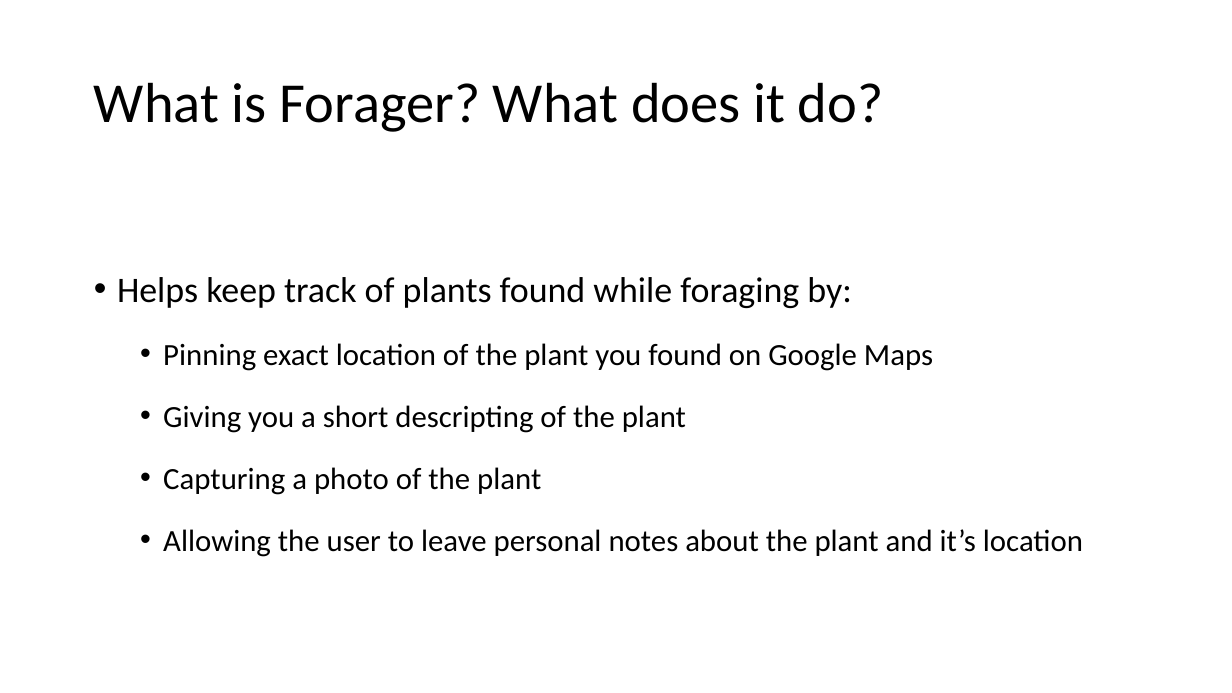
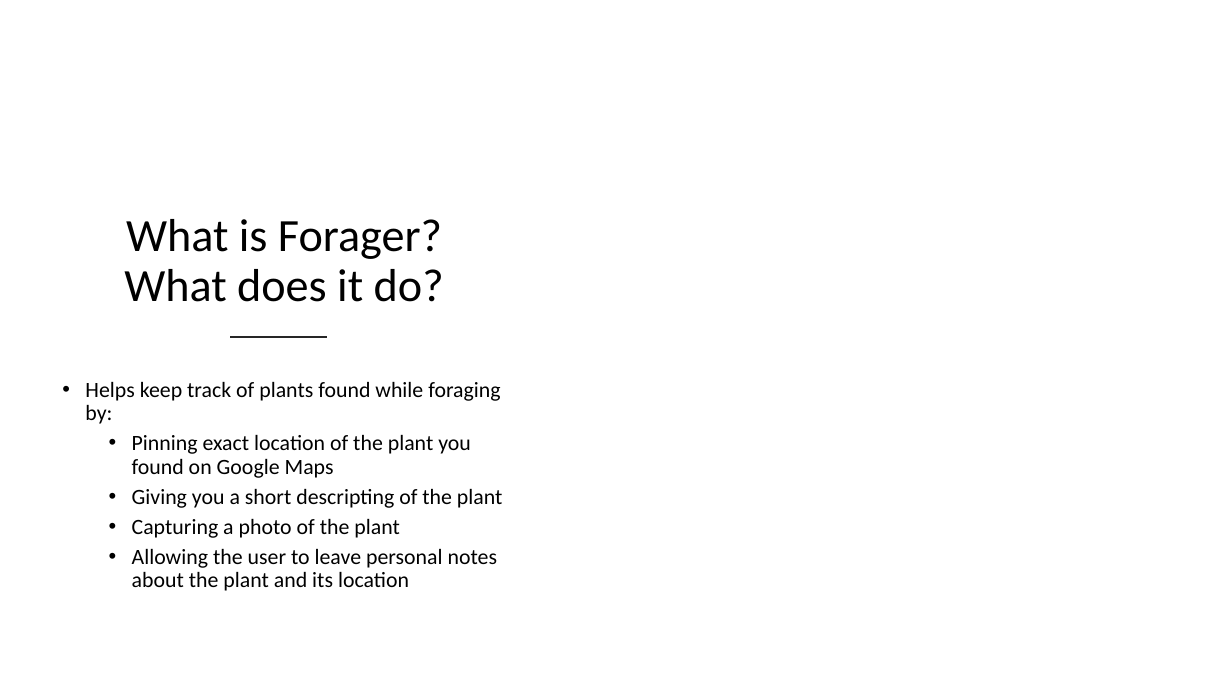
Before and after one commit to thanshaw02/Senior_Project, a slide deck: slide 2 of Project_Documents/Final_Project_Presentation.pptx. Drawn at 1232x693 pixels with LibreOffice and Linux fonts; fonts in the diff are those of the drawing; background and template pictures are left out. Boxes give left, top, right and bottom in pixels: in the first picture for what was removed or moved away, otherwise in the second. Text is boxed around its words. In the diff, an @@ line names an element or a change of style, - is before the commit and + after.

Commit message:
Commiting two hours before I present, everything is all set code wise (for the most part). Still a bug or two, but it is what it is, Finishing up slide show and just geeneral prepping.

```diff
--- a/Project_Documents/Final_Project_Presentation.pptx
+++ b/Project_Documents/Final_Project_Presentation.pptx
@@ freeform shape added at (x1=0, y1=101, x2=608, y2=693), fill #FFFFFF at 75% opacity @@
@@ title "What is Forager? What does ..." moved from (x1=94, y1=82, x2=884, y2=132) to (x1=124, y1=219, x2=444, y2=302) @@
@@ title "What is Forager? What does ..." at (x1=124, y1=219, x2=444, y2=302): size 44 to 36 pt; alignment left to centre @@
@@ text "Helps keep track of plants ..." moved from (x1=117, y1=277, x2=1083, y2=557) to (x1=85, y1=382, x2=503, y2=591) @@
@@ text "Helps keep track of plants ..." at (x1=85, y1=382, x2=503, y2=591): vertical alignment top to middle @@
@@ line added from (231, 337) to (325, 337), #262626 2 pt @@
@@ text at (x1=85, y1=382, x2=503, y2=538): size 28 to 17 pt in "Helps keep track of plants found while ..."; size 24 to 17 pt in "Pinning exact location of the plant you ...", "Giving you a short descripting of the ...", "Capturing a photo of the plant"; line spacing 1.5 to 0.9 @@
@@ text at (x1=132, y1=549, x2=498, y2=591): text changed; size 24 to 17 pt @@
-  • Allowing the user to leave personal notes about the plant and it’s location
+  • Allowing the user to leave personal notes about the plant and its location
```
Also in this commit, not shown: 5 other slides changed, 10 other files.
